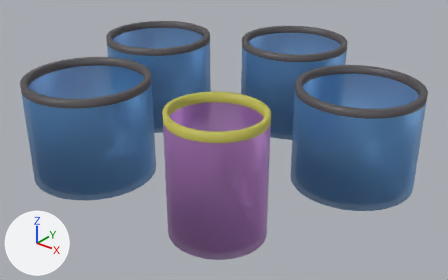
Before and after pictures for a commit that changed the Blender file assets/blender/cool_bucket.blend.
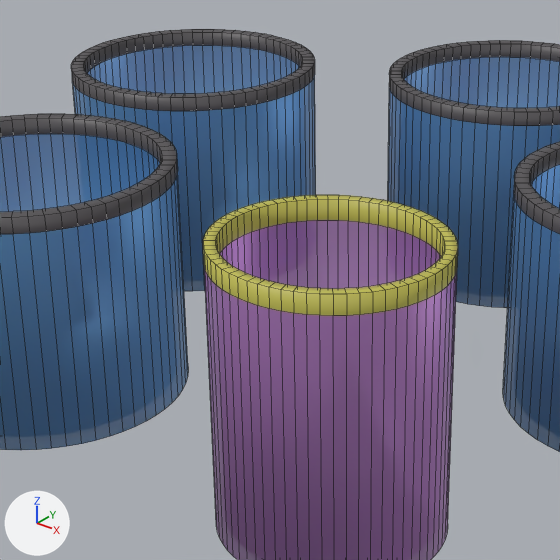
Each version is shown whole from a 50 mm camera at (8.13, -10.25, 5.65) aimed at (0.08, -0.18, -0.59), then close up on the part from 17% to 70% of the width and 3% to 88% of the height. The axes (+X, +Y, +Z) are drawn at lower left. The lights are the same throughout. The last two pictures show the newer version. The close-ups show mesh edges as thin lines.
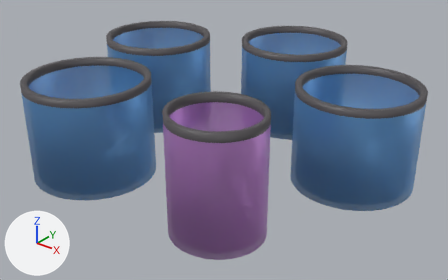
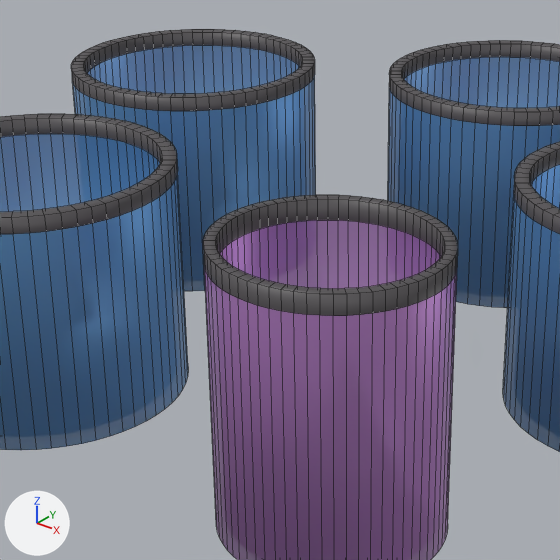
What differs and where, as boxes [x1, y1, x2, y2] in the close-ups (560 x 560 px):
'CylinderBonus', recoloured: [203, 195, 458, 319] in both
part 1 of me_cylinder_002, recoloured: [203, 195, 458, 316] in both

Diff of the bpy script that builds the scene:
```diff
--- a/assets/blender/cool_bucket.blend.py
+++ b/assets/blender/cool_bucket.blend.py
@@ mat_topmaterial_001 @@
 mat_topmaterial_001 = principled_material('TopMaterial.001')
-mat_topmaterial_001.base_color = (0.529, 0.501, 0.0845)  # yellow #c0bc52
+mat_topmaterial_001.base_color = (0.0865, 0.0802, 0.0865)  # dark grey #535053
@@ me_cylinder_004 @@
 me_cylinder_004.from_pydata(...)  # 384 vertices, 322 faces; spans x -1.24..1.24, y -1.24..1.24, z -1.09..1.09
 me_cylinder_004.materials.append(mat_clearermaterial)
-me_cylinder_004.materials.append(mat_topmaterial)  # dark grey #535053
+me_cylinder_004.materials.append(mat_topmaterial_001)  # dark grey #535053
@@ me_cylinder_005 @@
 me_cylinder_005.from_pydata(...)  # 384 vertices, 322 faces; spans x -1.24..1.24, y -1.24..1.24, z -1.09..1.09
 me_cylinder_005.materials.append(mat_clearermaterial)
-me_cylinder_005.materials.append(mat_topmaterial)  # dark grey #535053
+me_cylinder_005.materials.append(mat_topmaterial_001)  # dark grey #535053
@@ me_cylinder_002 @@
 me_cylinder_002.from_pydata(...)  # 384 vertices, 322 faces; spans x -0.96..0.96, y -0.92..0.92, z -1.18..1.29
 # used by ob_cylinderbonus; parent = ob_bucketmeshes; location = (1.805, -2.543, 0.0918)
+# me_cylinder_002 part 1: all 192 faces that had it switch from mat_topmaterial_001 (yellow #c0bc52) to mat_topmaterial (dark grey #535053)
 me_cylinder_002.materials.append(mat_clearermaterial_001)
```
